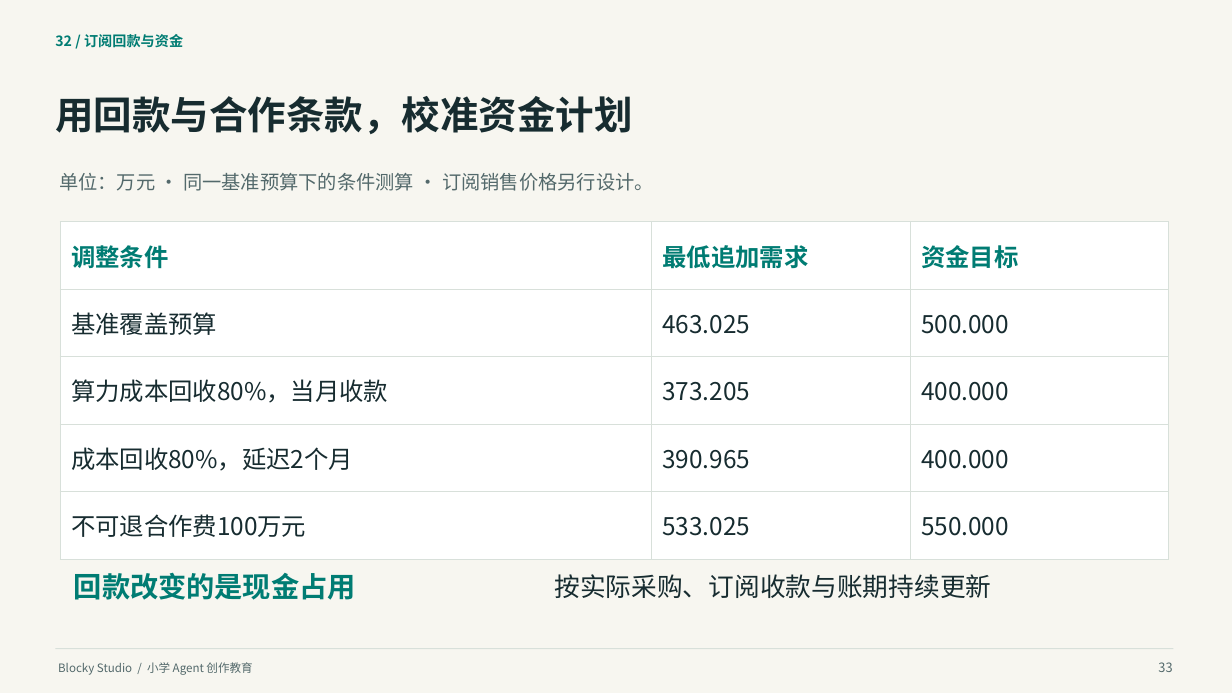
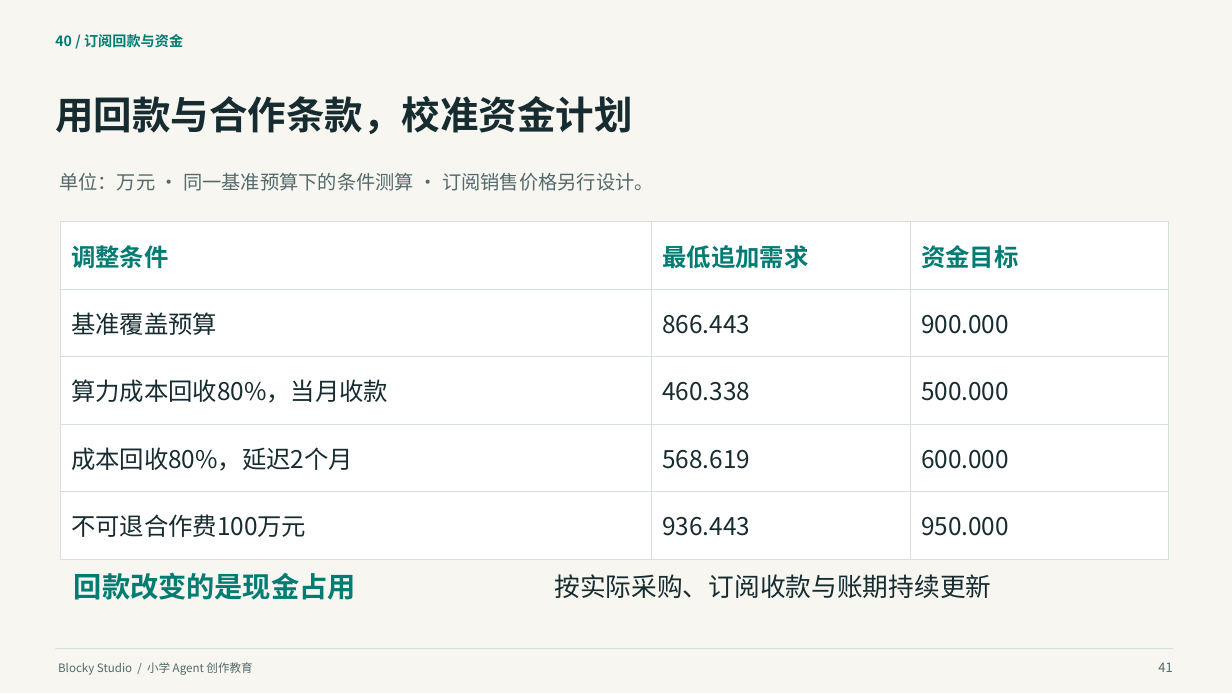
Before and after one commit to q2955161835-debug/Blocky-AI, a slide deck: slide 41 of doc/交付/2026-10-03-答辩与商业计划书/Blocky-Studio-小学Agent创作教育-2026-10-03.pptx (slide 33 before the commit). Drawn at 1232x693 pixels with LibreOffice and Linux fonts; fonts in the diff are those of the drawing. Boxes give left, top, right and bottom in pixels: in the first picture for what was removed or moved away, otherwise in the second. Text is boxed around its words. In the diff, an @@ line names an element or a change of style, - is before the commit and + after.

```diff
--- a/doc/交付/2026-10-03-答辩与商业计划书/Blocky-Studio-小学Agent创作教育-2026-10-03.pptx
+++ b/doc/交付/2026-10-03-答辩与商业计划书/Blocky-Studio-小学Agent创作教育-2026-10-03.pptx
@@ text at (55,34,183,48): text changed @@
-32 / 订阅回款与资金
+40 / 订阅回款与资金
@@ table at (60,222,1169,541) @@
-row 2, column 2: 463.025
+row 2, column 2: 866.443
-row 2, column 3: 500.000
+row 2, column 3: 900.000
-row 3, column 2: 373.205
+row 3, column 2: 460.338
-row 3, column 3: 400.000
+row 3, column 3: 500.000
-row 4, column 2: 390.965
+row 4, column 2: 568.619
-row 4, column 3: 400.000
+row 4, column 3: 600.000
-row 5, column 2: 533.025
+row 5, column 2: 936.443
-row 5, column 3: 550.000
+row 5, column 3: 950.000
@@ text at (1158,662,1172,672): text changed @@
-33
+41
```
Also in this commit, not shown: 34 other slides changed, 9 slides added, 1 slide removed, 52 other files.
